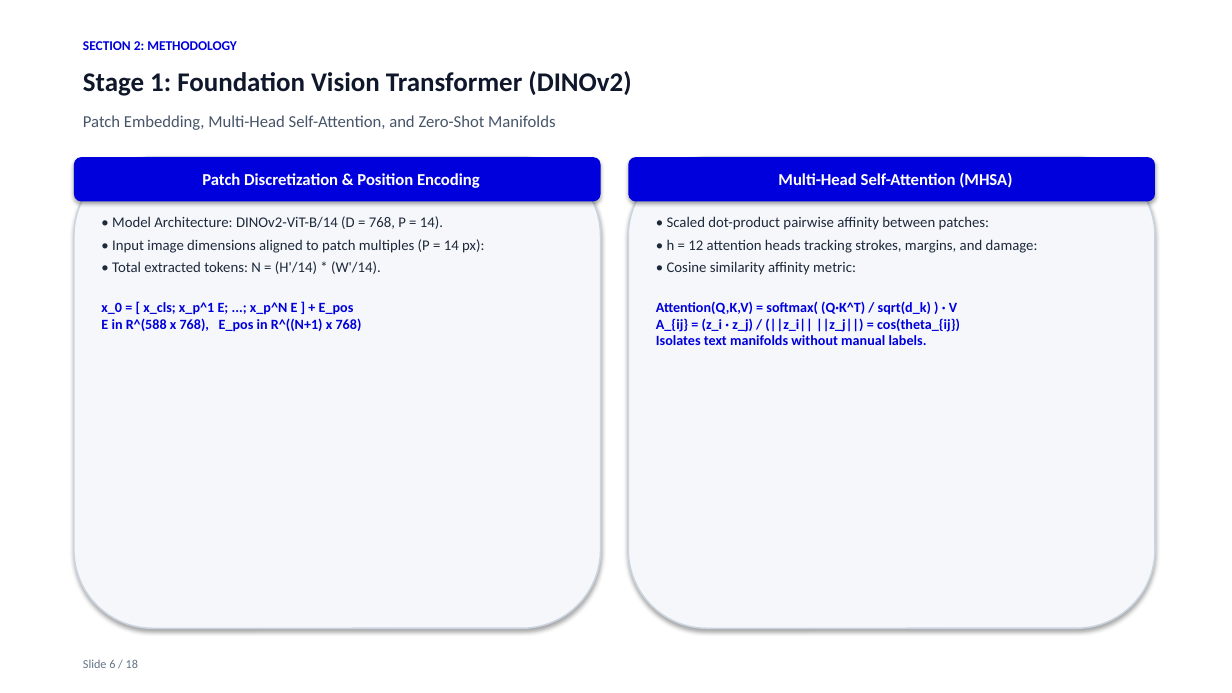
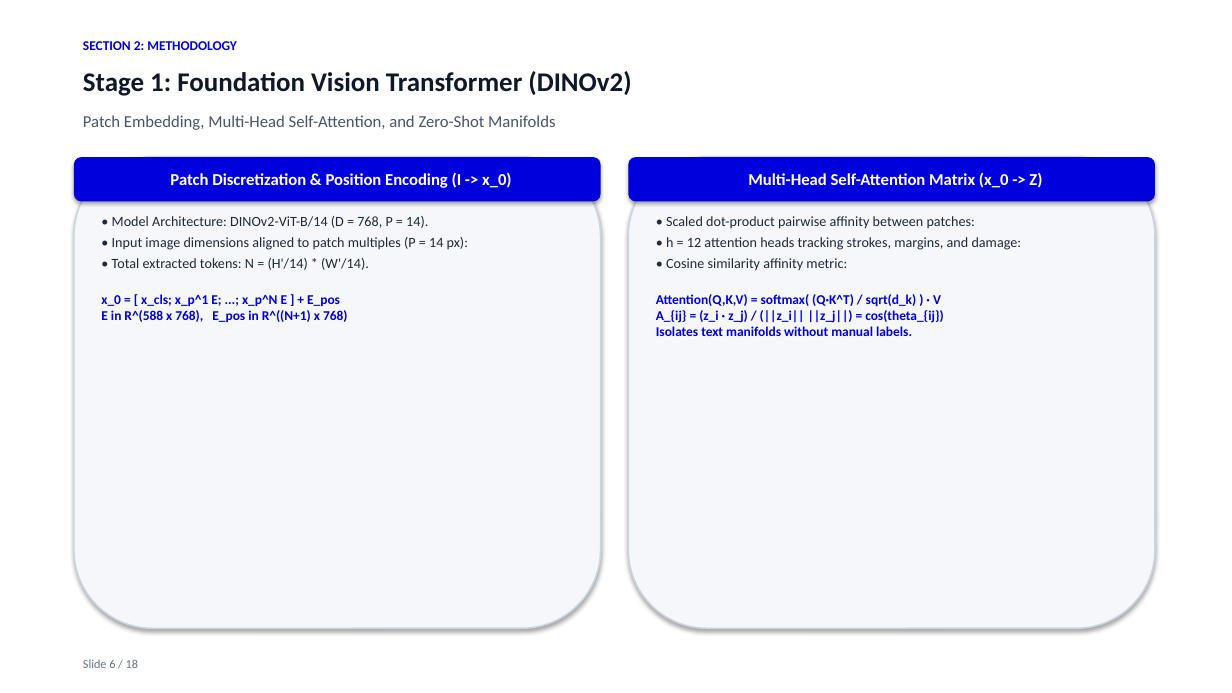
Before and after one commit to Dakshankarthic/Indic, a slide deck: slide 6 of docs/Archival_Manuscript_Layout_Analysis_Presentation.pptx. Drawn at 1232x693 pixels with LibreOffice and Linux fonts; fonts in the diff are those of the drawing. Boxes give left, top, right and bottom in pixels: in the first picture for what was removed or moved away, otherwise in the second. Text is boxed around its words. In the diff, an @@ line names an element or a change of style, - is before the commit and + after.

```diff
--- a/docs/Archival_Manuscript_Layout_Analysis_Presentation.pptx
+++ b/docs/Archival_Manuscript_Layout_Analysis_Presentation.pptx
@@ text in rounded rectangle at box(170, 173, 512, 188): text changed @@
-Patch Discretization & Position Encoding
+Patch Discretization & Position Encoding (I -> x_0)
@@ text in rounded rectangle at box(748, 173, 1042, 188): text changed @@
-Multi-Head Self-Attention (MHSA)
+Multi-Head Self-Attention Matrix (x_0 -> Z)
@@ text "• Model Architecture: DINOv2-ViT-B/14 (D ..." at box(101, 216, 468, 322): size 11.5 to 11 pt in "• Model Architecture: DINOv2-ViT-B/14 (D = 768, ...", "• Input image dimensions aligned to patch ...", "• Total extracted tokens: N = (H'/14) ..."; size 11 to 10.5 pt in "x_0 = [ x_cls; x_p^1 E; ...; ..."; less space between paragraphs @@
@@ text "• Scaled dot-product pairwise affinity ..." at box(656, 216, 1022, 336): size 11.5 to 11 pt in "• Scaled dot-product pairwise affinity between patches:", "• h = 12 attention heads tracking ...", "• Cosine similarity affinity metric:"; size 11 to 10.5 pt in "Attention(Q,K,V) = softmax( (Q·K^T) / sqrt(d_k) ) ..."; less space between paragraphs @@
```
Also in this commit, not shown: 14 other slides changed, 1 slide added, 1 slide removed, 12 other files.
